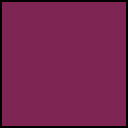
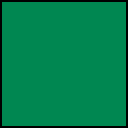
Before/after of a (128, 128) layered artwork. What changed in the layer stack:
showed "won" over [2, 2, 126, 126]
